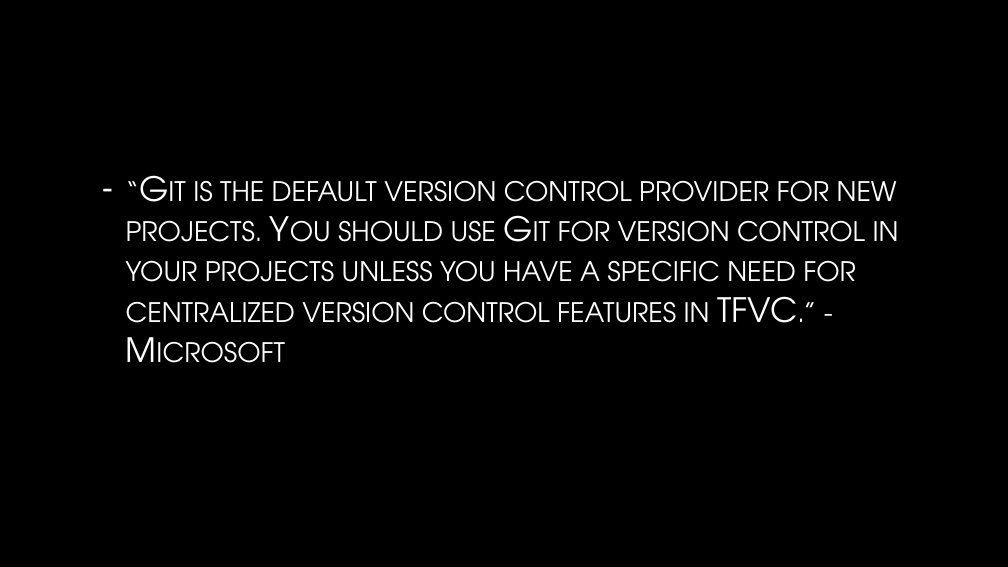
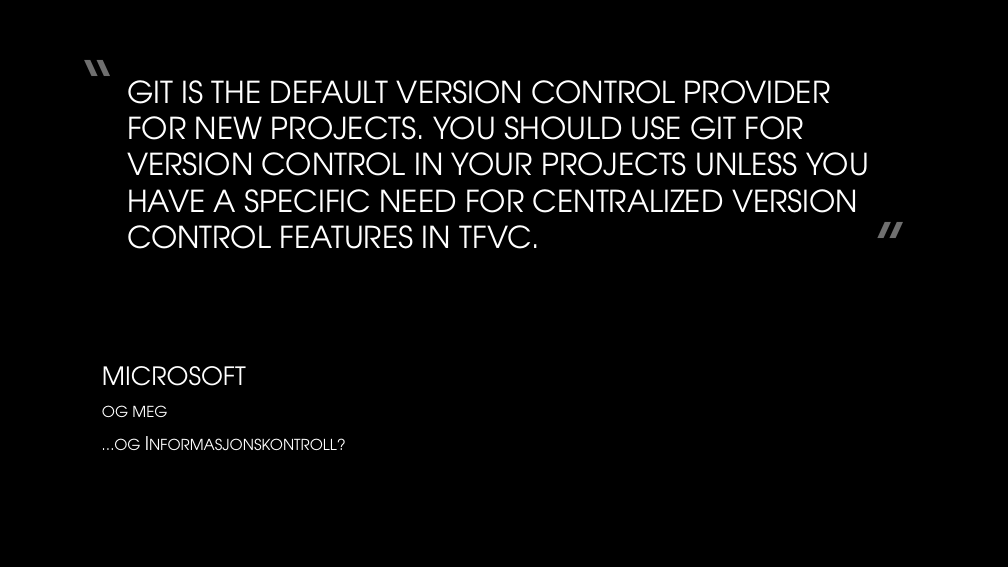
Before and after one commit to hagronnestad/gitvstfs, a slide deck: slide 14 of GIT vs TFS.pptx (slide 10 before the commit). Drawn at 1008x567 pixels with LibreOffice and Linux fonts; fonts in the diff are those of the drawing; background and template pictures are left out. Boxes give left, top, right and bottom in pixels: in the first picture for what was removed or moved away, otherwise in the second. Text is boxed around its words. In the diff, an @@ line names an element or a change of style, - is before the commit and + after.

```diff
--- a/GIT vs TFS.pptx
+++ b/GIT vs TFS.pptx
@@ text added at [69, 65, 119, 113], 80 pt, text #6F6F6F @@
+“
@@ title at [127, 80, 869, 249]: text changed; size 32 to 28.8 pt; text colour gradient #FFFFFF to #BFBFBF to gradient #FFFFFF to #BFBFBF @@
-– “Git is the default version control provider for new projects. You should use Git for version control in your projects unless you have a specific need for centralized version control features in TFVC.” - Microsoft
+GIT IS THE DEFAULT VERSION CONTROL PROVIDER FOR NEW PROJECTS. YOU SHOULD USE GIT FOR VERSION CONTROL IN YOUR PROJECTS UNLESS YOU HAVE A SPECIFIC NEED FOR CENTRALIZED VERSION CONTROL FEATURES IN TFVC.
@@ text added at [863, 227, 913, 275], 80 pt, text #6F6F6F @@
+”
@@ text added at [102, 366, 246, 386], 24 pt, text gradient #FFFFFF to #BFBFBF @@
+MICROSOFT
@@ text added at [102, 405, 167, 450], 18 pt, text gradient #FFFFFF to #BFBFBF, small capitals @@
+og meg
+…og Informasjonskontroll?
```
Also in this commit, not shown: 6 other slides changed, 6 slides added, 2 slides removed.
